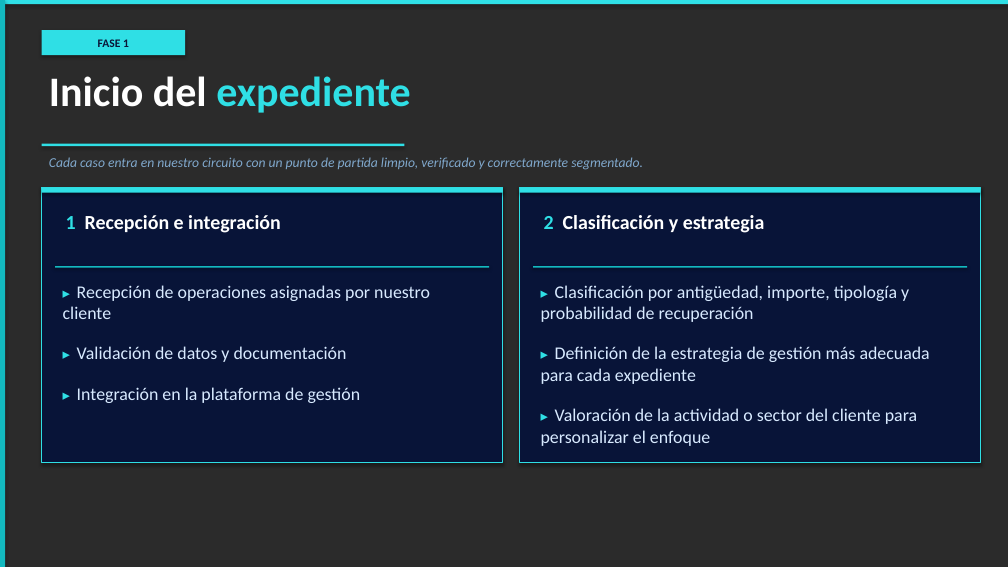
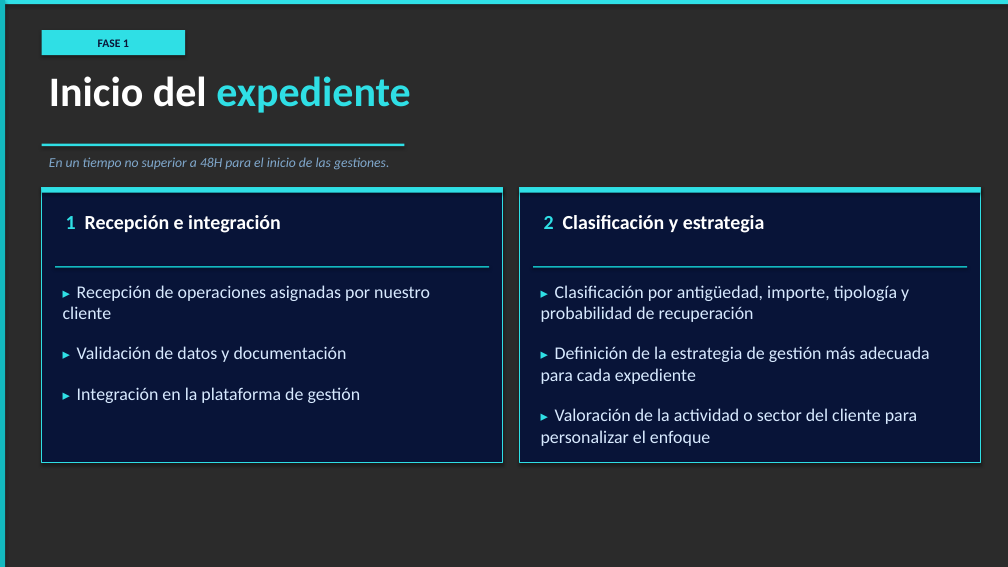
Before and after one commit to alejandroas010/alepixel-web, a slide deck: slide 2 of sendacredit_propuesta.pptx. Drawn at 1008x567 pixels with LibreOffice and Linux fonts; fonts in the diff are those of the drawing; background and template pictures are left out; a plain dark background stands for a picture behind light text. Boxes give left, top, right and bottom in pixels: in the first picture for what was removed or moved away, otherwise in the second. Text is boxed around its words. In the diff, an @@ line names an element or a change of style, - is before the commit and + after.

```diff
--- a/sendacredit_propuesta.pptx
+++ b/sendacredit_propuesta.pptx
@@ text at (49, 157, 389, 170): text changed @@
-Cada caso entra en nuestro circuito con un punto de partida limpio, verificado y correctamente segmentado.
+En un tiempo no superior a 48H para el inicio de las gestiones.
```
Also in this commit, not shown: 3 other slides changed, 1 other file.
